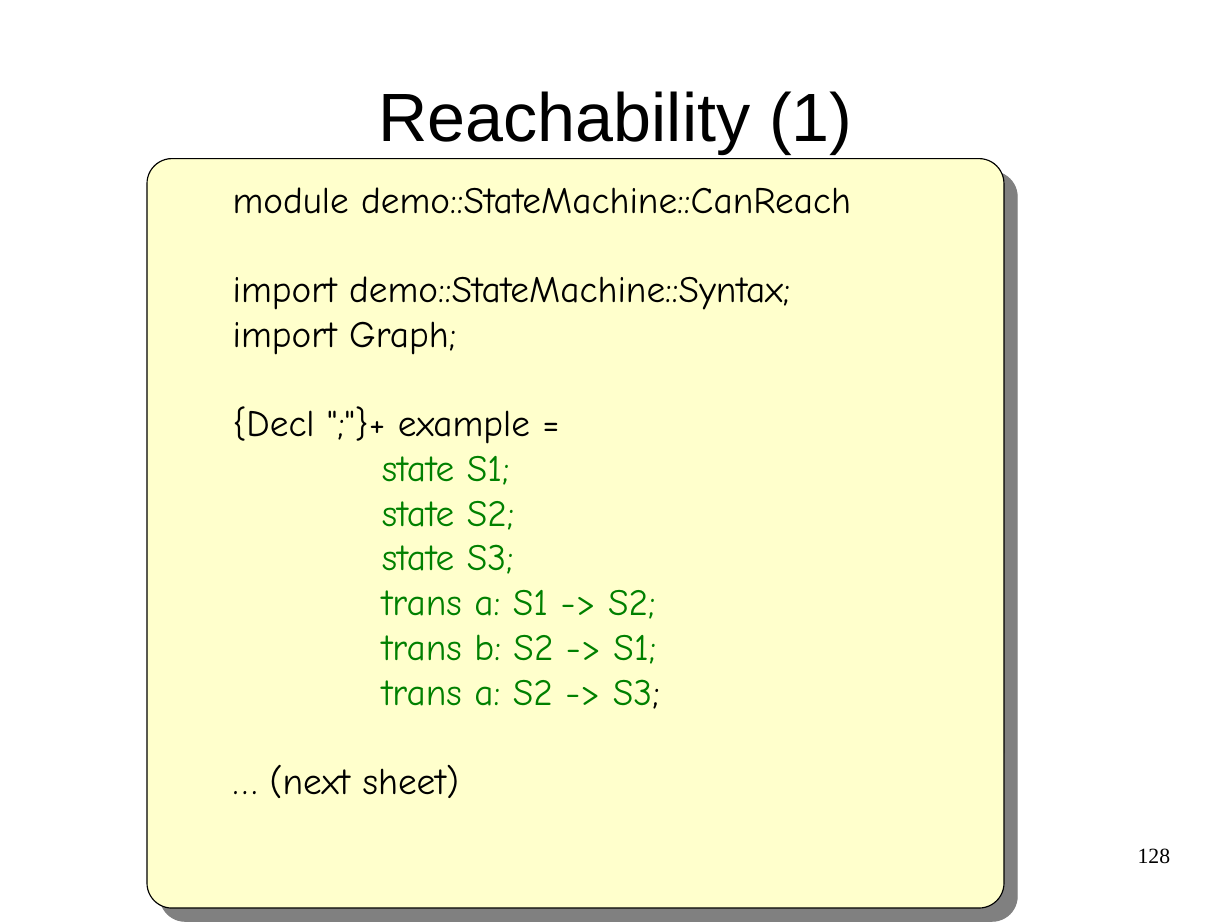
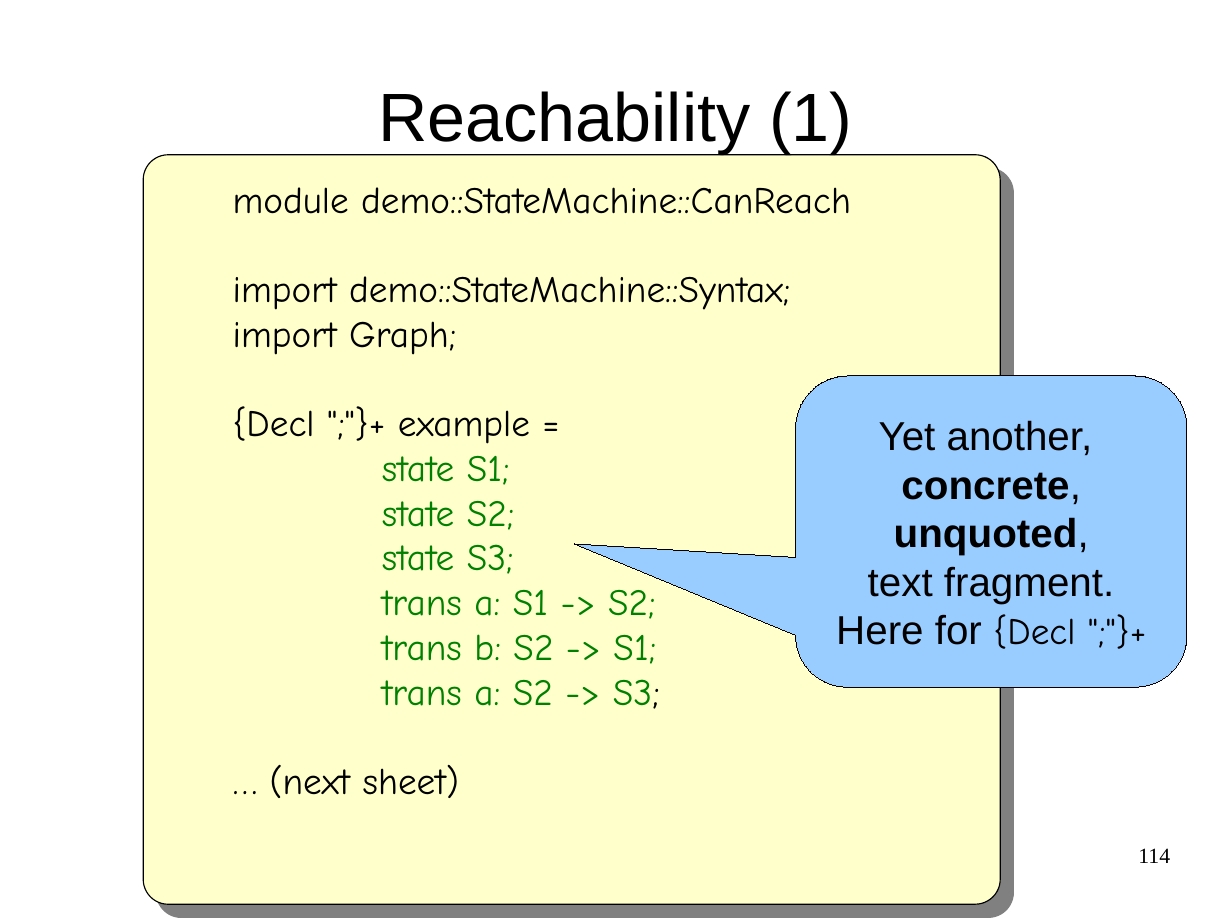
Before and after one commit to cwi-swat/meta-environment, a slide deck: slide 114 of meta-doc/analysis/rascal-slides/rascal-slides.odp (slide 128 before the commit). Drawn at 1232x924 pixels with LibreOffice and Linux fonts; fonts in the diff are those of the drawing; background and template pictures are left out. Boxes give left, top, right and bottom in pixels: in the first picture for what was removed or moved away, otherwise in the second. Text is boxed around its words. In the diff, an @@ line names an element or a change of style, - is before the commit and + after.

```diff
--- a/meta-doc/analysis/rascal-slides/rascal-slides.odp
+++ b/meta-doc/analysis/rascal-slides/rascal-slides.odp
@@ rounded rectangle moved from (x1=148, y1=159, x2=1005, y2=909) to (x1=143, y1=154, x2=1001, y2=904) @@
@@ rounded speech box added at (x1=796, y1=376, x2=1187, y2=686), fill #99CCFF, outline #000000 0 pt, 26 pt, text #000000 @@
+Yet another,
+concrete,
+unquoted,
+text fragment.
+Here for {Decl ";"}+
@@ page number at (x1=1138, y1=848, x2=1170, y2=863): text changed @@
-128
+114
```
Also in this commit, not shown: 20 other slides changed, 2 slides added, 16 slides removed, 1 other file.
